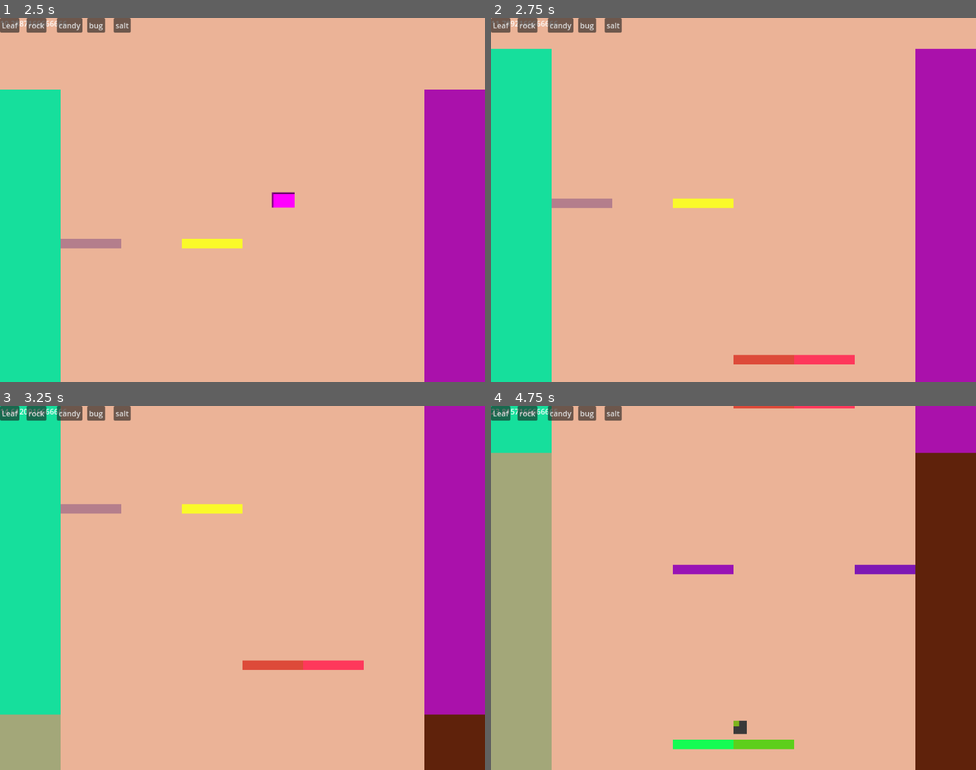
Above: before the commit, frames 1-4 (two rows, left to right).
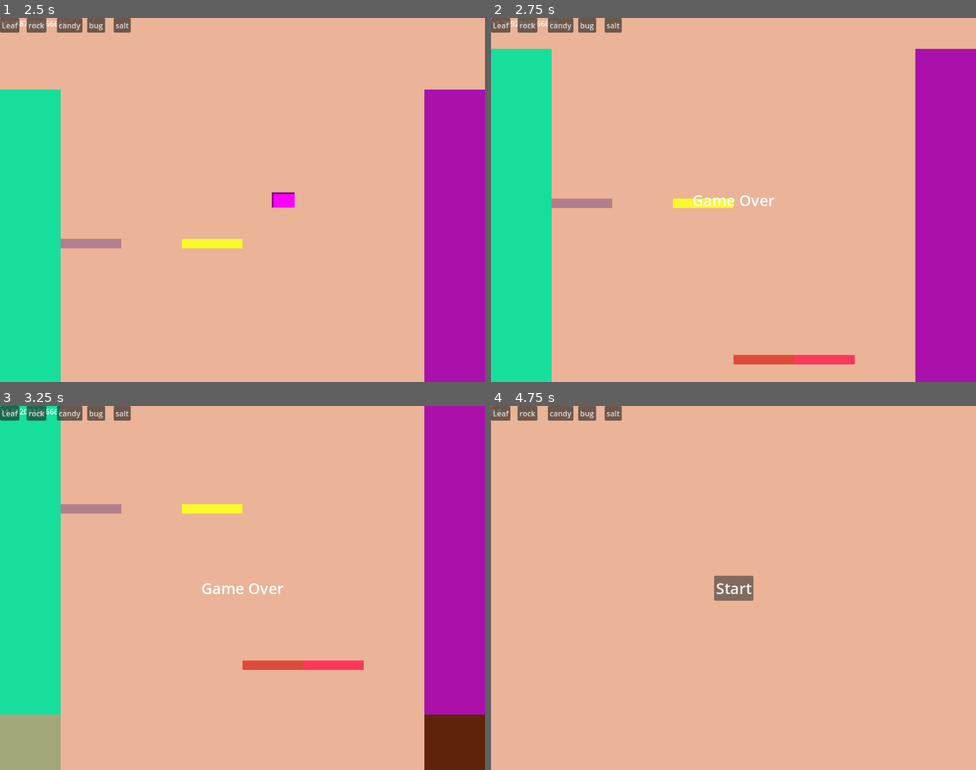
Above: after the commit, the same moments.

Repository: xepewout/momma-im-home
Game: Godot game, scene res://main.tscn
Same seed, same stepped clock (60 frames per second), same inputs: the game is played once before the commit and once after it.
Inputs:
- Up to frame 1 (2.5 s): click "Start" at 0.5 s; hold D (MOVE_RIGHT) 1.28-2.03 s; hold A (MOVE_LEFT) from 2.03 s (still down)
- Up to frame 2 (2.75 s): keep holding A (MOVE_LEFT)
- Up to frame 3 (3.25 s): release A (MOVE_LEFT) at 2.78 s; hold D (MOVE_RIGHT) from 2.78 s (still down)
- Up to frame 4 (4.75 s): release D (MOVE_RIGHT) at 4.28 s; hold A (MOVE_LEFT) from 4.28 s (still down)

Frame 1 is identical in both runs. In frame 2, 0.2% of the frame differs, in the area x 41-59%, y 48-52%; in frame 3, 0.2%; in frame 4, 27%, in the area x 0-100%, y 0-100%.

Commit message:
Game Over Commit
-added game over

Diff:
--- a/hud.tscn
+++ b/hud.tscn
@@ -67,6 +67,22 @@
 theme_override_font_sizes/font_size = 32
 text = "Start"
 
+[node name="GameOverLabel" type="Label" parent="."]
+visible = false
+anchors_preset = 8
+anchor_left = 0.5
+anchor_top = 0.5
+anchor_right = 0.5
+anchor_bottom = 0.5
+offset_left = -43.5
+offset_top = -11.5
+offset_right = 43.5
+offset_bottom = 11.5
+grow_horizontal = 2
+grow_vertical = 2
+theme_override_font_sizes/font_size = 32
+text = "Game Over"
+
 [connection signal="toggled" from="LeafButton" to="." method="_on_leaf_button_toggled"]
 [connection signal="toggled" from="RockButton" to="." method="_on_rock_button_toggled"]
 [connection signal="toggled" from="CandyButton" to="." method="_on_candy_button_toggled"]
--- a/main.gd
+++ b/main.gd
@@ -141,7 +141,10 @@
 	pass
 
 func _gameOver():
-	print("player died")
+	$HUD/GameOverLabel.show()
+	await get_tree().create_timer(2.0).timeout
+	Global.falling = false
+	get_tree().reload_current_scene()
 
 func _on_wall_spawn_body_exited(body: Node2D) -> void:
 	if body.name == "Player":
